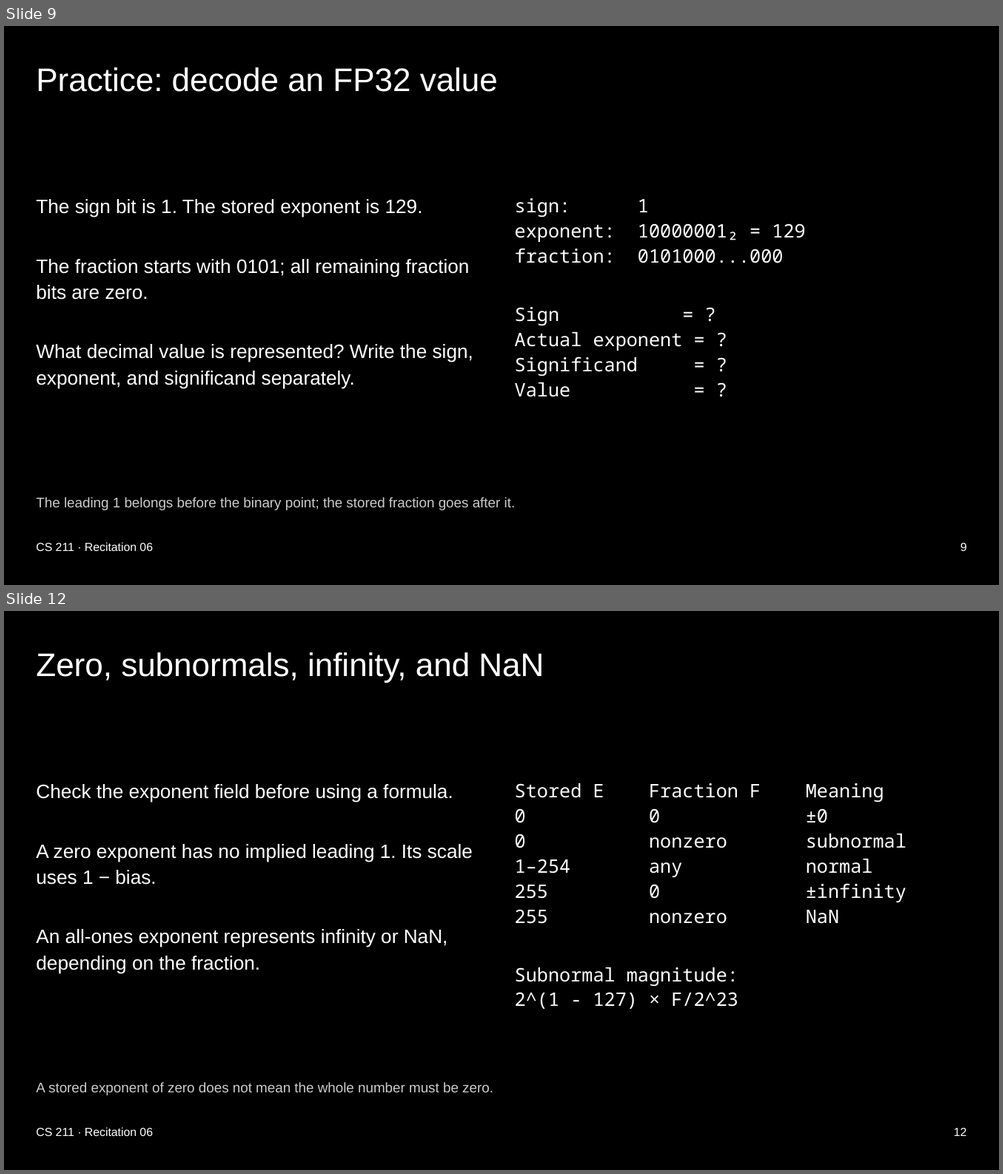
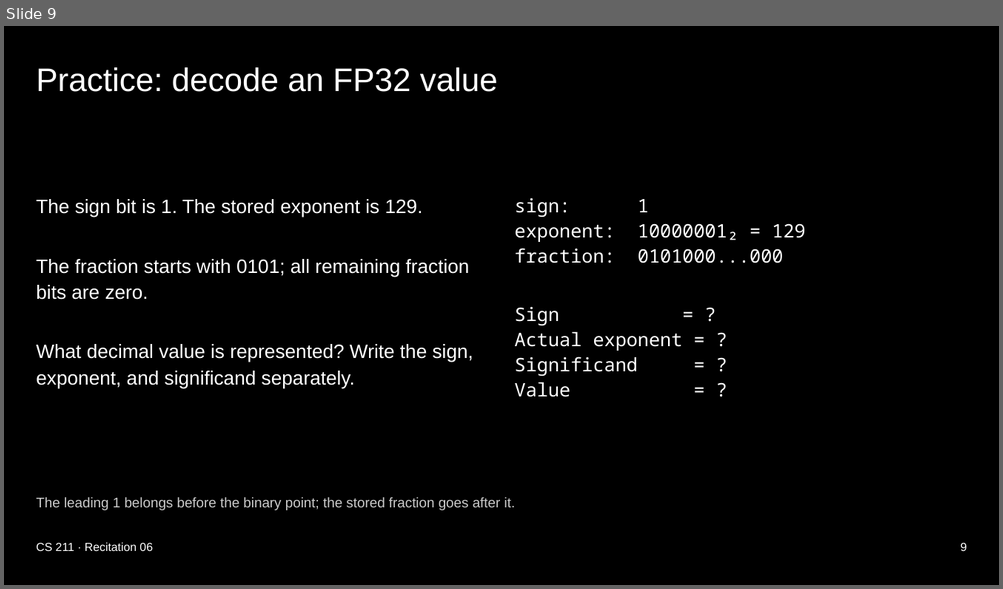
Before and after one commit to xsebby/portfolio, a slide deck: public/presentations/CS211_Recitation_6.pptx. Shown one above the other, each under a label of ours: slides 9 and 12 before the commit, slide 9 after it; the slides between them are not shown. The pictures are 1003x1174 and 1003x589 pixels, drawn with LibreOffice and Linux fonts; fonts in the diff are those of the drawing. Boxes give left, top, right and bottom in pixels: in the first picture for what was removed or moved away, otherwise in the second. Text is boxed around its words. In the diff, an @@ line names an element or a change of style, - is before the commit and + after.

```diff
--- a/public/presentations/CS211_Recitation_6.pptx
+++ b/public/presentations/CS211_Recitation_6.pptx
@@ slide 12 removed at (4,611,999,1170), background #000000 @@
@@ title removed at (36,652,543,682) @@
-Zero, subnormals, infinity, and NaN
@@ text removed at (36,784,472,974) @@
-Check the exponent field before using a formula.
-A zero exponent has no implied leading 1. Its scale uses 1 − bias.
-An all-ones exponent represents infinity or NaN, depending on the fraction.
@@ text removed at (515,783,906,1009) @@
-Stored E Fraction F Meaning
-0 0 ±0
-0 nonzero subnormal
-1–254 any normal
-255 0 ±infinity
-255 nonzero NaN
-Subnormal magnitude:
-2^(1 - 127) × F/2^23
@@ text removed at (36,1082,493,1096) @@
-A stored exponent of zero does not mean the whole number must be zero.
@@ text removed at (36,1128,153,1136) @@
-CS 211 · Recitation 06
@@ text removed at (953,1128,967,1136) @@
-12
```
Also in this commit, not shown: 3 slides changed, 5 other slides removed, 3 other files.
